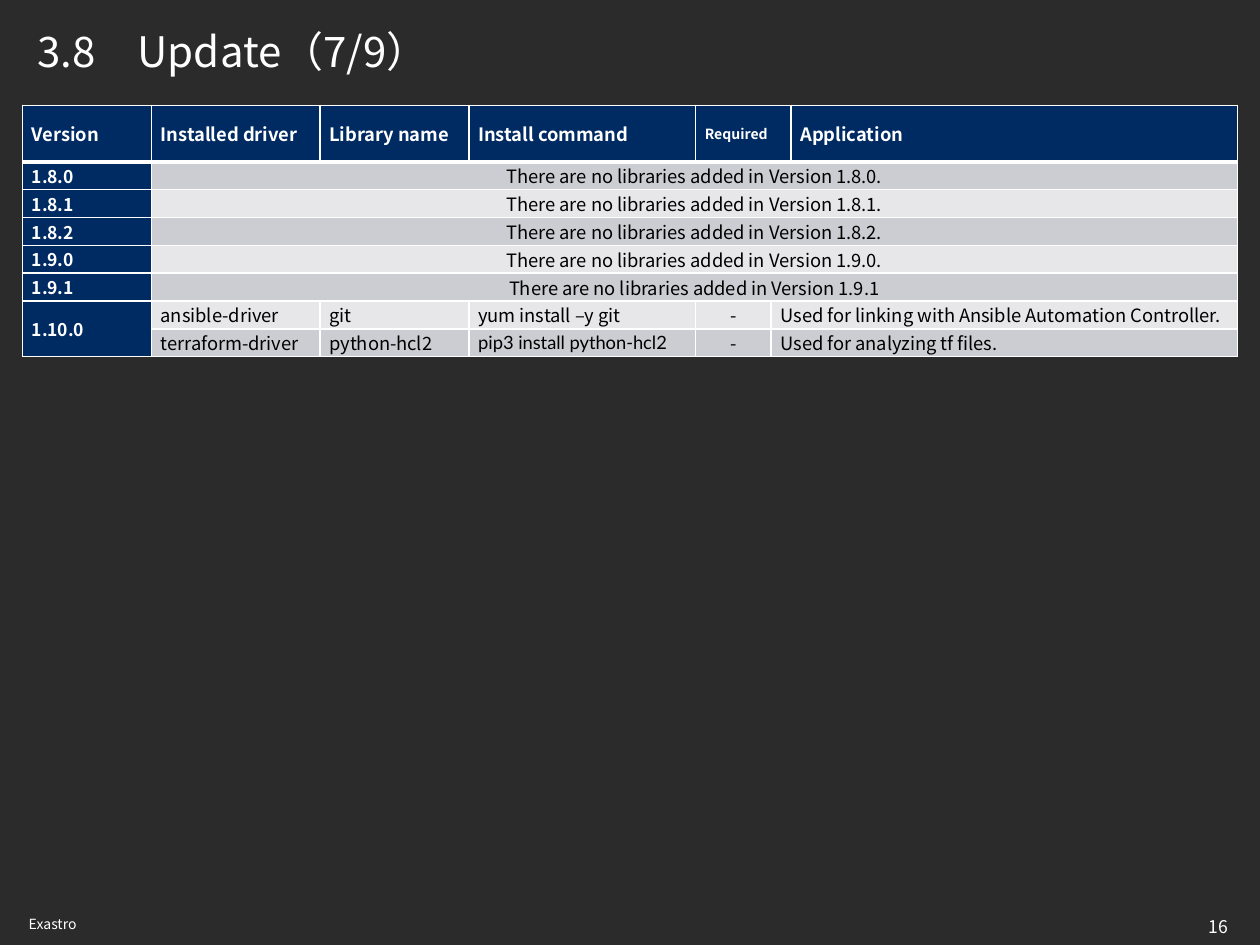
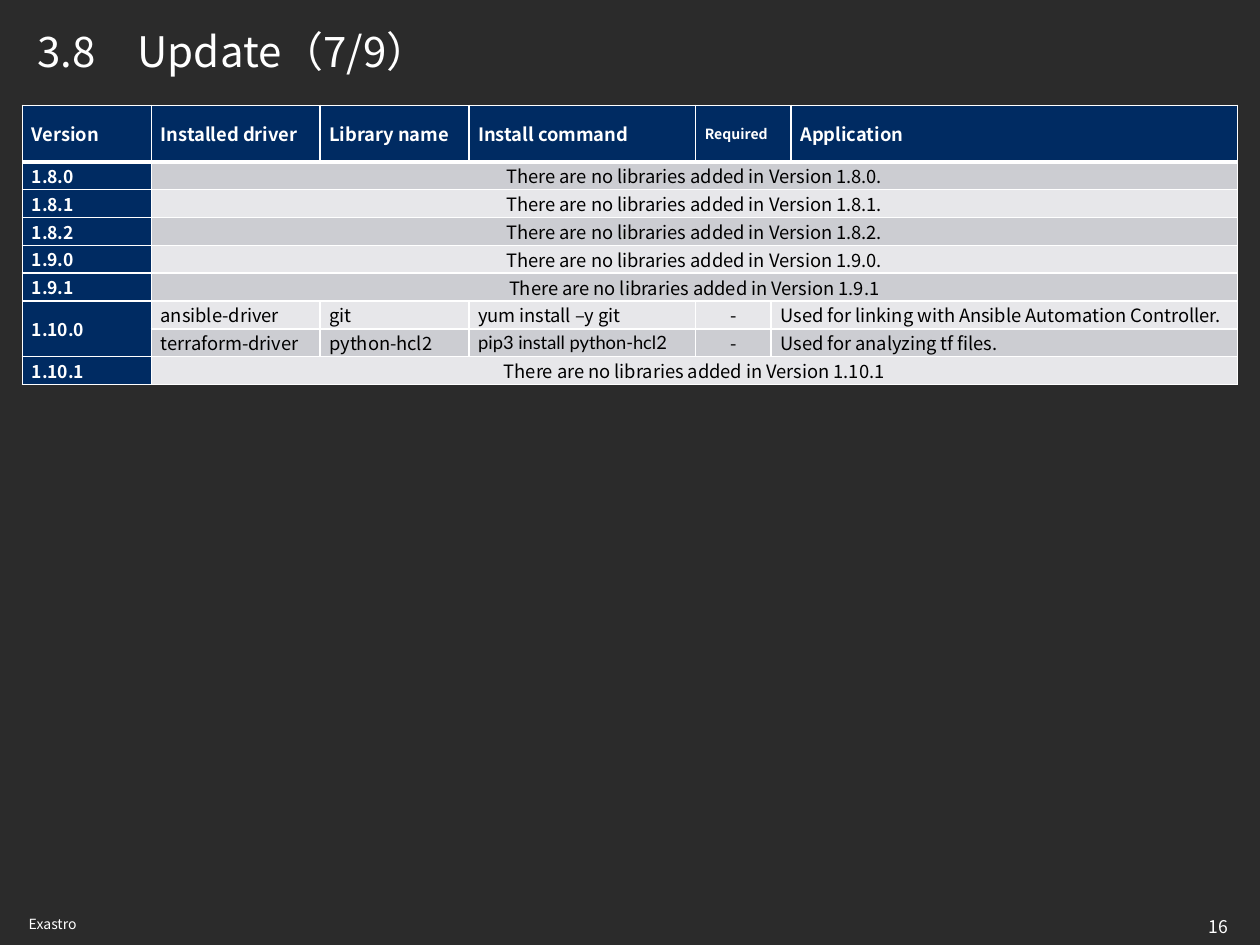
Before and after one commit to exastro-suite/it-automation-docs, a slide deck: slide 16 of asset/Learn/ITA-version-up.pptx. Drawn at 1260x945 pixels with LibreOffice and Linux fonts; fonts in the diff are those of the drawing; background and template pictures are left out; a plain dark background stands for a picture behind light text. Boxes give left, top, right and bottom in pixels: in the first picture for what was removed or moved away, otherwise in the second. Text is boxed around its words. In the diff, an @@ line names an element or a change of style, - is before the commit and + after.

```diff
--- a/asset/Learn/ITA-version-up.pptx
+++ b/asset/Learn/ITA-version-up.pptx
@@ table at bbox=[23, 106, 1237, 402] @@
+row 9: 1.10.1 | There are no libraries added in Version 1.10.1 |  |  |  |  | 
```
Also in this commit, not shown: 1 other slide changed, 11 other files.
